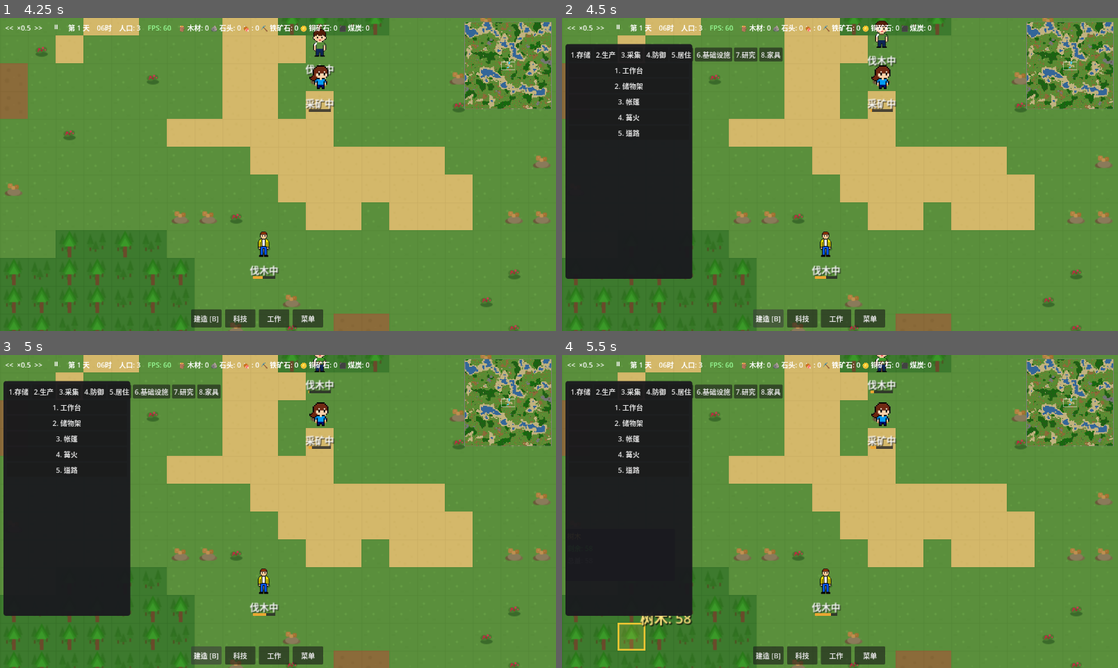
Above: before the commit, frames 1-4 (two rows, left to right).
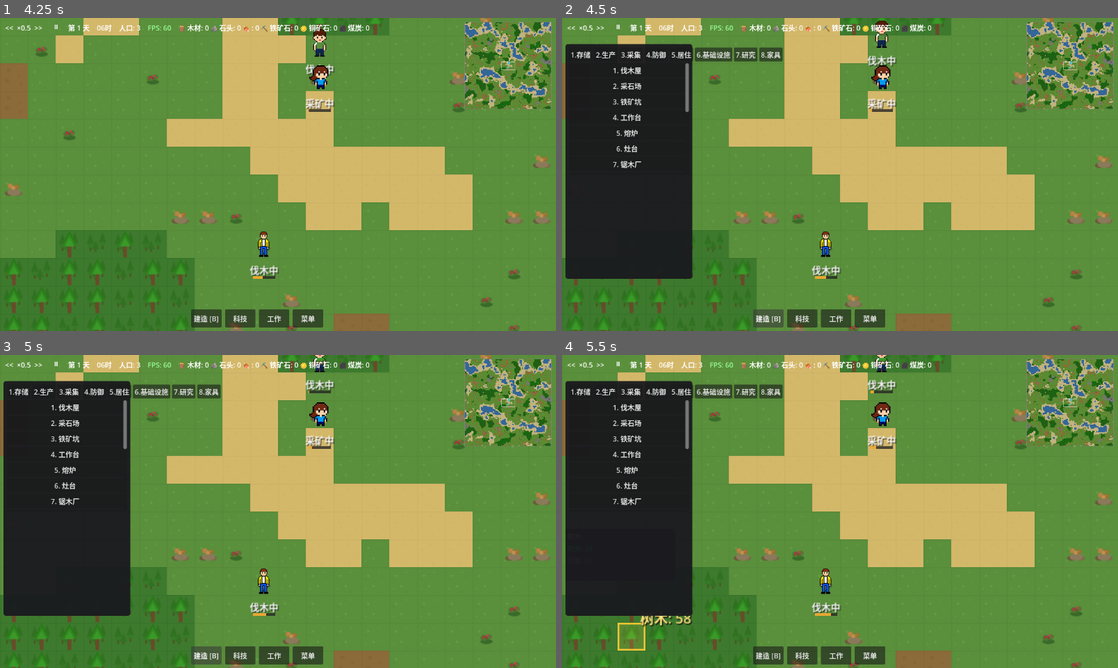
Above: after the commit, the same moments.

Repository: ZhanXuzhao/the-path-of-humanity
Game: Godot game, scene res://scenes/game.tscn
Two runs of this game, one before a commit and one after it. Both use one fixed random seed, a clock stepped at 60 frames per second and the inputs below.
Inputs (mouse positions are in pixels of both pictures, inside the frame that each line leads up to):
- Up to frame 1 (4.25 s): click "<<" at 0.5 s; tap Enter at 1.25 s; drag from (505, 64) to (333, 105) at 1.27 s; click ">>" at 2 s; click "⏸" at 2.75 s; click "▶" at 3.5 s
- Up to frame 2 (4.5 s): click "建造 [B]" at 4.25 s
- Up to frame 3 (5 s): no input
- Up to frame 4 (5.5 s): click (628, 642) at 5 s, where only the run after the commit has a clickable "木床"

Frame 1 is identical in both runs. In frame 2, 0.6% of the frame differs, in the area x 9-23%, y 14-48%; in frame 3, 0.6%; in frame 4, 0.6%.

Commit message:
feat: 新增木床建筑 + 取消科技研究限制
- 新增木床建筑(wooden_bed)，2×1格，需木材×10
- 木床建好后自动分配给没有床的定居者
- 床下显示分配对象的姓名标签
- 定居者睡觉时优先使用自己的床
- 取消科技研究限制，所有建筑/配方直接可用
- 新增 wooden_bed.svg 纹理

Diff:
--- /dev/null
+++ b/assets/art/buildings/wooden_bed.svg
@@ -0,0 +1,23 @@
+<svg xmlns="http://www.w3.org/2000/svg" width="64" height="32" viewBox="0 0 64 32">
+  <!-- Bed frame -->
+  <rect x="2" y="6" width="60" height="22" rx="2" fill="#7a5a3a"/>
+  <rect x="2" y="6" width="60" height="3" fill="#8a6a4a"/>
+  <!-- Mattress -->
+  <rect x="4" y="9" width="56" height="16" rx="1" fill="#c49a6c"/>
+  <!-- Pillow -->
+  <rect x="6" y="10" width="16" height="8" rx="3" fill="#dab58a"/>
+  <!-- Blanket -->
+  <rect x="22" y="10" width="36" height="12" rx="1" fill="#5a8a4a"/>
+  <!-- Blanket pattern lines -->
+  <line x1="28" y1="10" x2="28" y2="22" stroke="#4a7a3a" stroke-width="0.8" opacity="0.4"/>
+  <line x1="34" y1="10" x2="34" y2="22" stroke="#4a7a3a" stroke-width="0.8" opacity="0.4"/>
+  <line x1="40" y1="10" x2="40" y2="22" stroke="#4a7a3a" stroke-width="0.8" opacity="0.4"/>
+  <line x1="46" y1="10" x2="46" y2="22" stroke="#4a7a3a" stroke-width="0.8" opacity="0.4"/>
+  <line x1="52" y1="10" x2="52" y2="22" stroke="#4a7a3a" stroke-width="0.8" opacity="0.4"/>
+  <!-- Bed legs -->
+  <rect x="4" y="26" width="3" height="4" fill="#6a4a2a"/>
+  <rect x="57" y="26" width="3" height="4" fill="#6a4a2a"/>
+  <!-- Wood grain lines -->
+  <line x1="6" y1="7" x2="58" y2="7" stroke="#6a4a2a" stroke-width="0.5" opacity="0.3"/>
+  <line x1="6" y1="8" x2="58" y2="8" stroke="#6a4a2a" stroke-width="0.5" opacity="0.3"/>
+</svg>
--- a/resources/item_definitions.gd
+++ b/resources/item_definitions.gd
@@ -157,6 +157,9 @@
 	_add_building("road", "道路", "提高移动速度", BuildingCategory.INFRASTRUCTURE, Vector2i(1, 1), 40, 3.0, {"stone": 2}, {}, {}, 0.0, 0, 13)
 	_add_building("wall", "墙壁", "防御工事", BuildingCategory.DEFENSE, Vector2i(1, 1), 300, 10.0, {"stone": 5, "wood": 2}, {}, {}, 0.0, 0, 14)
 
+	# 家具类
+	_add_building("wooden_bed", "木床", "一张舒适的木板床，可供一名定居者睡眠", BuildingCategory.FURNITURE, Vector2i(2, 1), 80, 20.0, {"wood": 10}, {}, {}, 0.0, 0, 16)
+
 	# 研究类
 	_add_building("research_table", "研究台", "进行科技研究", BuildingCategory.RESEARCH, Vector2i(2, 2), 100, 30.0, {"wood": 20, "plank": 10}, {}, {}, 0.0, 0, 15)
 
@@ -188,7 +191,7 @@
 	_add_tech("construction", "建筑构造", "解锁基础建筑", {"wood": 20, "stone": 15}, 45.0, ["primitive_tools"], ["tent", "campfire", "storage_rack", "workbench"], "基础")
 	_add_tech("metalworking", "金属加工", "掌握熔炼技术", {"stone": 20, "wood": 15}, 60.0, ["construction"], ["furnace", "iron_ingot", "copper_ingot", "iron_mine"], "工业")
 	_add_tech("cooking", "烹饪技术", "学会烹饪食物", {"wood": 10, "berry": 15}, 30.0, ["construction"], ["cooking_stove", "cooked_meat", "vegetable_soup"], "基础")
-	_add_tech("woodworking", "木工技术", "高级木材加工", {"wood": 30, "plank": 10}, 45.0, ["construction"], ["sawmill", "plank_sawmill", "house"], "工业")
+	_add_tech("woodworking", "木工技术", "高级木材加工", {"wood": 30, "plank": 10}, 45.0, ["construction"], ["sawmill", "plank_sawmill", "house", "wooden_bed"], "工业")
 	_add_tech("masonry", "石工技术", "掌握石材加工", {"stone": 30, "brick": 10}, 45.0, ["construction"], ["kiln", "brick", "wall", "warehouse"], "工业")
 	_add_tech("advanced_metal", "高级冶金", "炼钢技术", {"iron_ingot": 20, "coal": 20}, 90.0, ["metalworking"], ["steel_ingot"], "工业")
 	_add_tech("science", "科学研究", "开展科学研究", {"wood": 20, "stone": 15}, 60.0, ["construction"], ["research_table"], "科学")
--- a/scripts/core/texture_generator.gd
+++ b/scripts/core/texture_generator.gd
@@ -72,6 +72,7 @@
 	bld["kiln"]             = _load_svg(BUILDINGS_PATH + "kiln.svg")
 	bld["warehouse"]        = _load_svg(BUILDINGS_PATH + "warehouse.svg")
 	bld["road"]             = _load_svg(BUILDINGS_PATH + "road.svg")
+	bld["wooden_bed"]       = _load_svg(BUILDINGS_PATH + "wooden_bed.svg")
 
 	return bld
 
--- a/scripts/core/world_renderer.gd
+++ b/scripts/core/world_renderer.gd
@@ -32,6 +32,9 @@
 
 # 建造进度条
 var construction_overlays: Dictionary = {}  # Vector2i(建筑主格) -> Node2D(进度条容器)
+
+# 床铺分配姓名标签 {建筑主格: Label}
+var _bed_name_labels: Dictionary = {}
 var PROGRESS_BAR_HEIGHT: float = 6.0
 
 # 选中框
@@ -213,6 +216,10 @@
 		sprite.modulate = Color(1, 1, 1, 0.45)
 		_create_construction_overlay(bld_instance.grid_pos, data, bld_instance.construction_progress)
 
+	# 如果已完成且是床铺，显示分配的定居者姓名标签
+	if bld_instance != null and bld_instance.is_completed and bld_instance.building_id == "wooden_bed":
+		_update_bed_name_label(bld_instance)
+
 func _on_tile_changed(pos: Vector2i, tile_type: int):
 	"""瓦片变化时更新渲染"""
 	# 移除旧的精灵
@@ -227,8 +234,9 @@
 	_render_building(pos, building_id)
 
 func _on_building_removed(building_id: String, pos: Vector2i):
-	"""建筑移除时清除精灵和进度条"""
+	"""建筑移除时清除精灵、进度条和床铺姓名标签"""
 	_remove_construction_overlay(pos)
+	_remove_bed_name_label(pos)
 	var data = _ID.get_building(building_id)
 	var size = data.size if data else Vector2i.ONE
 	for x in size.x:
@@ -653,7 +661,7 @@
 
 # -------- 信号处理 --------
 func _on_building_completed(pos: Vector2i):
-	"""建筑完成时：移除进度条、恢复不透明"""
+	"""建筑完成时：移除进度条、恢复不透明，如果是床则更新姓名标签"""
 	_remove_construction_overlay(pos)
 
 	# 恢复该建筑所有格子的精灵为不透明
@@ -666,6 +674,47 @@
 				var grid_pos = bld.grid_pos + Vector2i(x, y)
 				if building_sprites.has(grid_pos):
 					building_sprites[grid_pos].modulate = Color(1, 1, 1, 1)
+
+		# 如果是床，显示分配的定居者姓名
+		if bld.building_id == "wooden_bed":
+			_update_bed_name_label(bld)
+
+func _update_bed_name_label(bld):
+	"""在床铺下方显示分配的定居者姓名"""
+	var bld_pos = bld.grid_pos
+
+	# 先移除旧标签
+	if _bed_name_labels.has(bld_pos):
+		if is_instance_valid(_bed_name_labels[bld_pos]):
+			_bed_name_labels[bld_pos].queue_free()
+		_bed_name_labels.erase(bld_pos)
+
+	if bld.assigned_settler_name == "":
+		return
+
+	# 创建姓名标签
+	var label = Label.new()
+	label.text = bld.assigned_settler_name
+	label.add_theme_color_override("font_color", Color(0.8, 0.9, 1.0))
+	label.add_theme_constant_override("minimum_font_size", 10)
+	label.add_theme_color_override("font_shadow_color", Color(0, 0, 0, 0.9))
+
+	var size = bld.get_size()
+	var center_x = bld_pos.x * world.tile_size + size.x * world.tile_size / 2.0
+	var label_y = bld_pos.y * world.tile_size + size.y * world.tile_size + 2.0
+	label.position = Vector2(center_x - 50.0, label_y)  # 预留100px宽度居中
+	label.size = Vector2(100, 16)
+	label.horizontal_alignment = HORIZONTAL_ALIGNMENT_CENTER
+	label.z_index = 15  # 在建筑和进度条之上
+	add_child(label)
+	_bed_name_labels[bld_pos] = label
+
+func _remove_bed_name_label(bld_pos: Vector2i):
+	"""移除床铺姓名标签"""
+	if _bed_name_labels.has(bld_pos):
+		if is_instance_valid(_bed_name_labels[bld_pos]):
+			_bed_name_labels[bld_pos].queue_free()
+		_bed_name_labels.erase(bld_pos)
 
 func _on_construction_progress_updated(pos: Vector2i, progress: float, work_cost: float):
 	"""建造进度更新时刷新进度条"""
@@ -688,6 +737,12 @@
 		construction_overlays[key].overlay.queue_free()
 	construction_overlays.clear()
 
+	# 清除床铺姓名标签
+	for key in _bed_name_labels:
+		if is_instance_valid(_bed_name_labels[key]):
+			_bed_name_labels[key].queue_free()
+	_bed_name_labels.clear()
+
 	# 清除选中框
 	_selected_building_pos = Vector2i(-1, -1)
 	_clear_selection_overlay()
--- a/scripts/entities/settler.gd
+++ b/scripts/entities/settler.gd
@@ -114,6 +114,9 @@
 
 # 角色下方状态显示的字体缓存
 var _status_font: Font = null
+
+# 被分配到的床铺网格位置（-1表示无床）
+var assigned_bed_pos: Vector2i = Vector2i(-1, -1)
 
 # 年龄和寿命
 var age: float
@@ -1340,10 +1343,16 @@
 			complete_task()
 
 func find_nearest_residential() -> Dictionary:
-	"""查找最近的居住建筑（帐篷/房屋），返回{pos, world_pos}"""
+	"""查找最近的居住建筑（优先使用自己的床，其次帐篷/房屋），返回{pos, world_pos}"""
 	var game = get_node_or_null("/root/Game")
 	if game == null or game.building_system == null:
 		return {}
+
+	# 1. 优先使用自己分配到的床
+	if assigned_bed_pos.x >= 0:
+		var bed_bld = game.building_system.get_building_at(assigned_bed_pos)
+		if bed_bld != null and bed_bld.is_completed and bed_bld.building_id == "wooden_bed":
+			return {"pos": bed_bld.grid_pos, "world_pos": _bld_world_center(bed_bld)}
 
 	var residential_ids = ["tent", "house"]
 	var best = null
@@ -1697,6 +1706,8 @@
 		"position": {"x": position.x, "y": position.y},
 		"state": state,
 		"inventory": inventory.to_dict(),
+		"assigned_bed_pos_x": assigned_bed_pos.x,
+		"assigned_bed_pos_y": assigned_bed_pos.y,
 	}
 
 func from_dict(data: Dictionary):
@@ -1712,6 +1723,10 @@
 	position = Vector2(data.get("position", {}).get("x", 0.0), data.get("position", {}).get("y", 0.0))
 	state = data.get("state", SettlerState.IDLE)
 	inventory.from_dict(data.inventory)
+	assigned_bed_pos = Vector2i(
+		data.get("assigned_bed_pos_x", -1),
+		data.get("assigned_bed_pos_y", -1)
+	)
 	# 反序列化后更新角色贴图和缩放
 	if settler_sprite:
 		settler_sprite.texture = _pick_character_texture()
--- a/scripts/systems/building_system.gd
+++ b/scripts/systems/building_system.gd
@@ -25,6 +25,8 @@
 	var assigned_settlers: Array[String] = []  # settler IDs
 	var deposited_materials: Dictionary = {}  # 已搬运到工地的建筑材料 {item_id: amount}
 	var display_name: String = ""  # 显示名称（带编号，如"储物架 1"）
+	var assigned_settler_id: String = ""  # 分配给谁的床（木床专用）
+	var assigned_settler_name: String = ""  # 分配对象的姓名缓存
 
 	func get_data():
 		return ItemDefinitions.get_building(building_id)
@@ -93,6 +95,9 @@
 # 存储建筑编号计数器
 var _storage_rack_counter: int = 0
 
+# 已完成床铺索引 {grid_pos: BuildingInstance}，用于快速查找有床位的建筑
+var _completed_bed_index: Dictionary = {}
+
 # 已完成存储建筑索引（按 grid_pos 索引，方便快速查找和移除）
 var _completed_storage_index: Dictionary = {}  # Vector2i -> BuildingInstance
 
@@ -186,6 +191,10 @@
 		# 如果是存储建筑，加入索引
 		if data.storage_capacity > 0:
 			_completed_storage_index[bld.grid_pos] = bld
+		# 如果是床铺建筑，加入床铺索引并自动分配
+		if bld.building_id == "wooden_bed":
+			_completed_bed_index[bld.grid_pos] = bld
+			_assign_bed_to_settler(bld)
 		building_completed.emit(bld.grid_pos)
 		return true
 	return false
@@ -193,6 +202,64 @@
 func is_completed(pos: Vector2i) -> bool:
 	var bld = get_building_at(pos)
 	return bld != null and bld.is_completed
+
+# -------- 床铺分配 --------
+func _assign_bed_to_settler(bed_bld):
+	"""自动将此床分配给一个没有床的定居者"""
+	var game = get_node_or_null("/root/Game")
+	if game == null or game.settlers.is_empty():
+		return
+
+	# 获取所有已有床的定居者 ID
+	var settled_ids: Dictionary = {}
+	for pos in _completed_bed_index:
+		var other_bed = _completed_bed_index[pos]
+		if other_bed != bed_bld and other_bed.assigned_settler_id != "":
+			settled_ids[other_bed.assigned_settler_id] = true
+
+	# 找第一个没有床的定居者
+	for s in game.settlers:
+		if not is_instance_valid(s):
+			continue
+		if settled_ids.has(s.settler_id):
+			continue  # 已有床
+		# 分配此床给该定居者
+		bed_bld.assigned_settler_id = s.settler_id
+		bed_bld.assigned_settler_name = s.settler_name
+		# 通知定居者他有床了（可选，用于后续AI优先使用自己的床）
+		s.assigned_bed_pos = bed_bld.grid_pos
+		# 提示
+		var gm = get_node("/root/GameManager")
+		if gm:
+			gm.show_notification("%s 被分配到了木床" % s.settler_name, gm.NotificationType.INFO)
+		return
+
+	# 所有定居者都有床了，不做分配
+	print("所有定居者已有床铺，木床暂未分配")
+
+func get_beds_without_assignment() -> Array:
+	"""获取所有未分配的床"""
+	var result: Array = []
+	for pos in _completed_bed_index:
+		var bld = _completed_bed_index[pos]
+		if bld.assigned_settler_id == "":
+			result.append(bld)
+	return result
+
+func get_bed_for_settler(settler_id: String):
+	"""获取指定定居者被分配到的床"""
+	for pos in _completed_bed_index:
+		var bld = _completed_bed_index[pos]
+		if bld.assigned_settler_id == settler_id:
+			return bld
+	return null
+
+func get_all_beds() -> Array:
+	"""获取所有已完成的床"""
+	var result: Array = []
+	for pos in _completed_bed_index:
+		result.append(_completed_bed_index[pos])
+	return result
 
 # -------- 建筑运行 --------
 func process_buildings(delta: float):
@@ -335,6 +402,16 @@
 
 	# 从存储建筑索引中移除
 	_completed_storage_index.erase(bld.grid_pos)
+
+	# 从床铺索引中移除，并释放定居者的床分配
+	if _completed_bed_index.has(bld.grid_pos):
+		_completed_bed_index.erase(bld.grid_pos)
+		if bld.assigned_settler_id != "":
+			var game = get_node_or_null("/root/Game")
+			if game:
+				var settler = game.get_settler_by_id(bld.assigned_settler_id)
+				if settler and is_instance_valid(settler):
+					settler.assigned_bed_pos = Vector2i(-1, -1)
 
 	# 清除所有占用格子
 	for x in size.x:
@@ -364,7 +441,9 @@
 				"completed": bld.is_completed,
 				"prod_timer": bld.production_timer,
 				"inventory": bld.inventory.to_dict() if bld.inventory else null,
-				"deposited_materials": bld.deposited_materials.duplicate()
+				"deposited_materials": bld.deposited_materials.duplicate(),
+				"assigned_settler_id": bld.assigned_settler_id,
+				"assigned_settler_name": bld.assigned_settler_name
 			}
 	return data
 
@@ -382,6 +461,10 @@
 		bld.production_timer = b_data.prod_timer
 		if b_data.has("deposited_materials"):
 			bld.deposited_materials = b_data.deposited_materials.duplicate()
+		if b_data.has("assigned_settler_id"):
+			bld.assigned_settler_id = b_data.assigned_settler_id
+			bld.assigned_settler_name = b_data.get("assigned_settler_name", "")
+
 		if b_data.inventory != null and bld.inventory != null:
 			bld.inventory.from_dict(b_data.inventory)
 
@@ -391,8 +474,11 @@
 			for y in size.y:
 				buildings[pos + Vector2i(x, y)] = bld
 
-		# 重建存储建筑索引
+		# 重建索引
 		if bld.is_completed:
 			var bld_data = bld.get_data()
-			if bld_data and bld_data.storage_capacity > 0:
-				_completed_storage_index[bld.grid_pos] = bld
+			if bld_data:
+				if bld_data.storage_capacity > 0:
+					_completed_storage_index[bld.grid_pos] = bld
+				if bld.building_id == "wooden_bed":
+					_completed_bed_index[bld.grid_pos] = bld
--- a/scripts/systems/tech_system.gd
+++ b/scripts/systems/tech_system.gd
@@ -106,11 +106,11 @@
 func is_tech_researched(tech_id: String) -> bool:
 	return researched_techs.has(tech_id)
 
-func is_building_unlocked(building_id: String) -> bool:
-	return unlocked_buildings.has(building_id)
+func is_building_unlocked(_building_id: String) -> bool:
+	return true  # 无需研究，所有建筑直接可用
 
-func is_recipe_unlocked(recipe_id: String) -> bool:
-	return unlocked_recipes.has(recipe_id)
+func is_recipe_unlocked(_recipe_id: String) -> bool:
+	return true  # 无需研究，所有配方直接可用
 
 func can_research(tech_id: String) -> Dictionary:
 	"""检查是否可以研究某项科技"""
